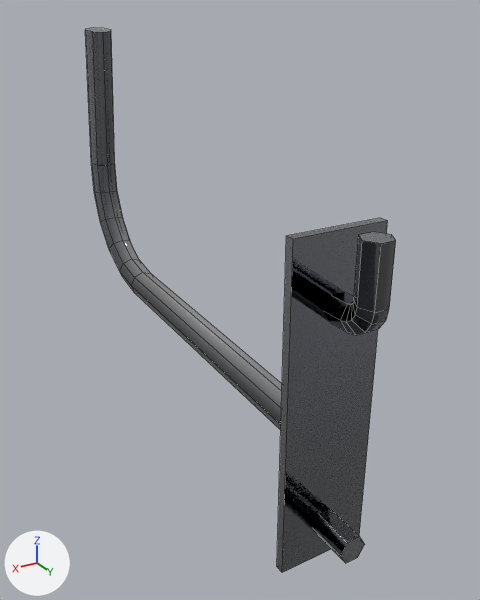
One commit to the OBJ model models/werkzeugwand/einzelteile/haken_bogen.obj: the scene before it, then after it.
Before and after are seen from a 50 mm lens placed at (0.0554, 0.0657, 0.0352), pointed at (-0.0055, -0.0358, -0.0155). The axes (+X, +Y, +Z) are drawn at lower left. The lights are the same throughout. The picture after the commit comes second. Mesh edges are drawn as thin lines. Where no turn or scale is listed for an object, it has been applied to the vertices.

The first picture shows 'Vorlage_Haken_bogen'.
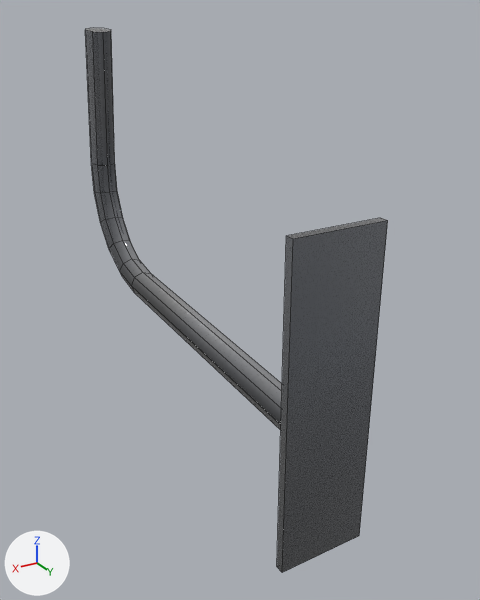
Changed parts and their boxes [x1, y1, x2, y2] in the pictures (480 x 600 px):
'Vorlage_Haken_bogen', reshaped
    before: [85, 28, 396, 573]
    after: [85, 28, 388, 573]
part 1 of me_vorlage_haken_bogen, deleted
    before: [324, 232, 396, 335]
part 2 of me_vorlage_haken_bogen, deleted
    before: [312, 509, 365, 563]

Diff of the bpy script that builds the scene:
```diff
--- a/models/werkzeugwand/einzelteile/haken_bogen.obj.py
+++ b/models/werkzeugwand/einzelteile/haken_bogen.obj.py
@@ me_vorlage_haken_bogen @@
 # used by ob_vorlage_haken_bogen; location = (0.0, 0.0, 0.0)
-me_vorlage_haken_bogen.from_pydata(...)  # 126 vertices, 110 faces; spans x -0.008..0.008, y -0.0949..0.0086, z -0.047..0.0324
+me_vorlage_haken_bogen.from_pydata(...)  # 72 vertices, 64 faces; spans x -0.008..0.008, y -0.0949..-0.0002, z -0.047..0.0324
+# me_vorlage_haken_bogen part 1: the loose piece of 42 vertices spanning x -0.0024..0.0024, y -0.0008..0.0086, z -0.0044..0.0097 is deleted
+# me_vorlage_haken_bogen part 2: the loose piece of 12 vertices spanning x -0.0024..0.0024, y -0.0008..0.007, z -0.0424..-0.0382 is deleted
 me_vorlage_haken_bogen.materials.append(mat_lochwand_haken)
```
